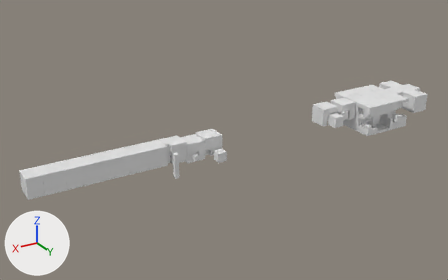
A saved change to the Blender file Assets/_Tutorial/Terrain/Tuto.blend.
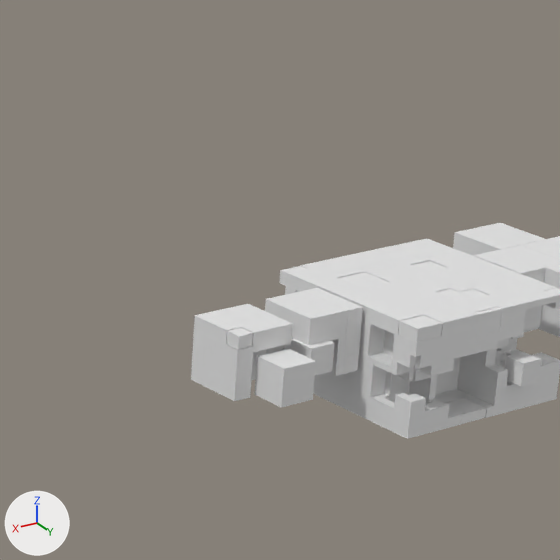
There are two pictures of each version: one from a 50 mm lens placed at (-165.6, 342.0, 127.2), pointed at (-330.1, 67.8, -9.9), one close up on the part from 59% to 91% of the width and 8% to 60% of the height. The axes (+X, +Y, +Z) are drawn at lower left. The lights are the same throughout. The older version's two pictures come first.

Names of what the first close-up shows: 'Cube.262', 'Cube.269', 'blocOutside', 'cubinfmodele.001', 'frag', 'outline.001', 'outline.007', 'portail zone', 'sol' and 8 more.
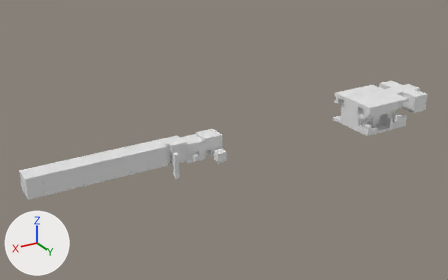
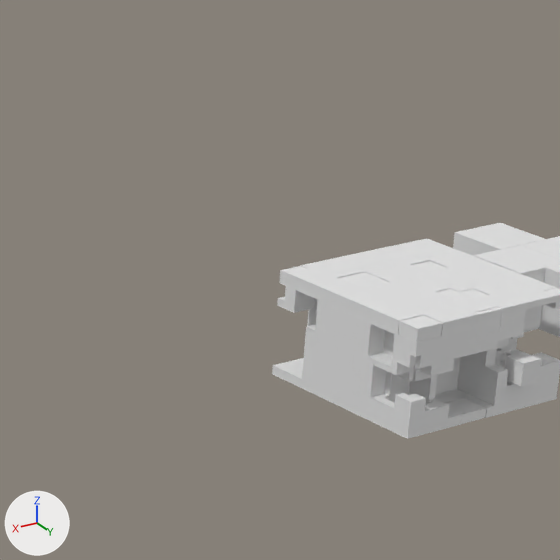
Commit message: tuto encore

Patch to the scene script:
```diff
--- a/Assets/_Tutorial/Terrain/Tuto.blend.py
+++ b/Assets/_Tutorial/Terrain/Tuto.blend.py
@@ me_cube_542 @@
 # used by ob_cubinfmodele_001; location = (-309.0, 93.3, 3.6)
-me_cube_542.from_pydata(...)  # 260 vertices, 207 faces; spans x -90.0..147.0, y -6.0..5.0, z -6.0..5.0
+me_cube_542.from_pydata(...)  # 197 vertices, 160 faces; spans x -2.0..147.0, y -5.0..5.0, z -6.0..5.0
+# me_cube_542 part 1: the loose piece of 38 vertices spanning x -77.0..-67.0, y -6.0..4.0, z -5.0..5.0 is deleted
+# me_cube_542 part 2: the loose piece of 25 vertices spanning x -90.0..-80.0, y -6.0..4.0, z -5.0..5.0 is deleted
@@ me_cube_007 @@
 # used by ob_frag; location = (-369.4, 99.8, 3.1); scale = (1.0, 1.0, 6.14)
-me_cube_007.from_pydata(...)  # 56 vertices, 42 faces; spans x -23.3..88.7, y -8.8..6.3, z -1.3..0.9
+me_cube_007.from_pydata(...)  # 32 vertices, 24 faces; spans x 60.2..88.7, y -8.8..6.3, z -1.3..0.8
+# me_cube_007 part 3: the loose piece of 8 vertices spanning x -23.3..-19.0, y -5.5..-1.2, z -0.4..0.3 is deleted
+# me_cube_007 part 4: the loose piece of 8 vertices spanning x -16.0..-10.3, y -2.5..3.2, z -0.6..0.3 is deleted
+# me_cube_007 part 5: the loose piece of 8 vertices spanning x -9.2..-6.7, y -5.1..-2.6, z 0.6..0.9 is deleted
```

Location of each change, (x1, y1, x2, y2) in pixels of the close-ups (560 x 560 px):
'cubinfmodele.001', reshaped (not visible afterwards): before (191, 288, 362, 401)
'frag', reshaped (not visible afterwards): before (227, 328, 334, 407)
part 1 of me_cube_542, deleted: before (191, 304, 293, 401)
part 2 of me_cube_542, deleted: before (265, 288, 362, 375)
part 3 of me_cube_007, deleted: before (291, 339, 334, 375)
part 4 of me_cube_007, deleted: before (255, 349, 315, 407)
part 5 of me_cube_007, deleted: before (227, 328, 252, 349)
